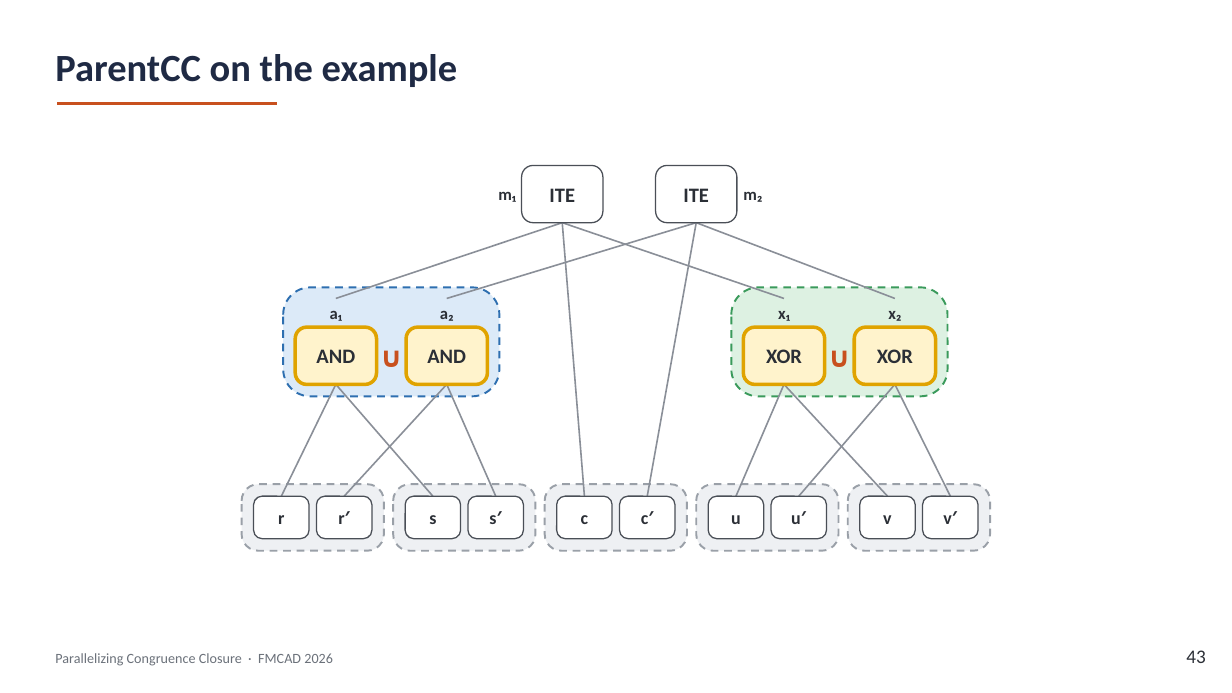
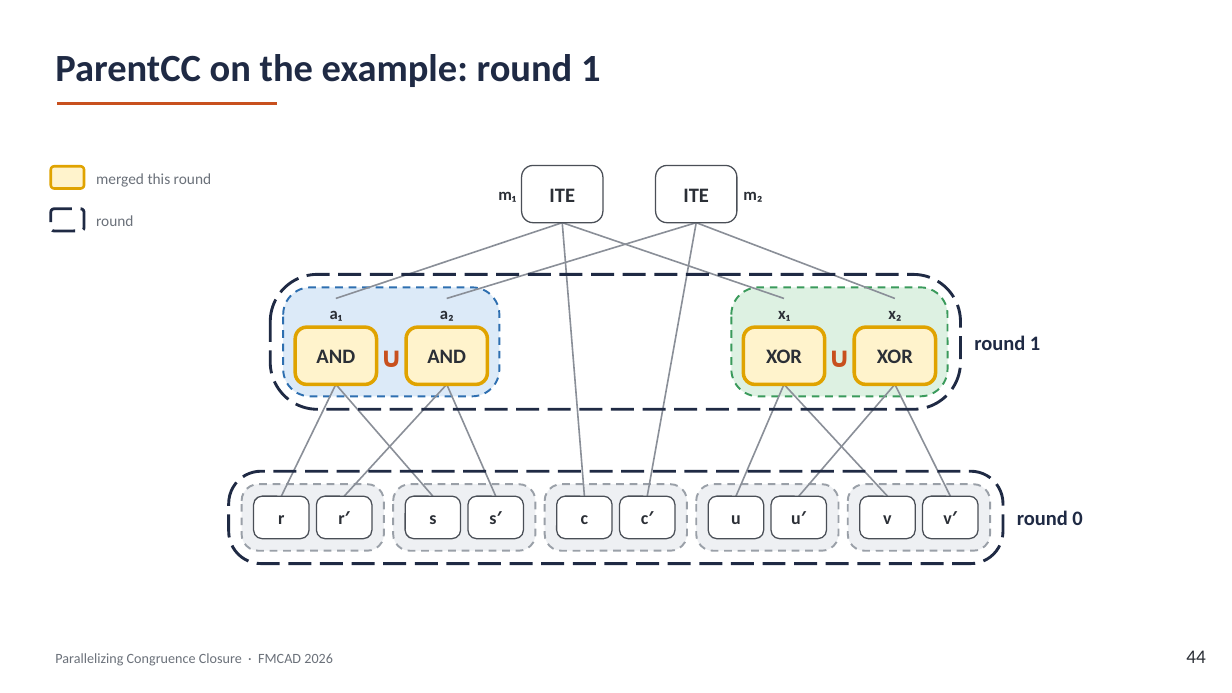
Before and after one commit to amarshah1/parallelcc-paper, a slide deck: slide 44 of slides/parallelcc-part1.pptx (slide 43 before the commit). Drawn at 1232x693 pixels with LibreOffice and Linux fonts; fonts in the diff are those of the drawing. Boxes give left, top, right and bottom in pixels: in the first picture for what was removed or moved away, otherwise in the second. Text is boxed around its words. In the diff, an @@ line names an element or a change of style, - is before the commit and + after.

```diff
--- a/slides/parallelcc-part1.pptx
+++ b/slides/parallelcc-part1.pptx
@@ text at [55, 54, 600, 87]: text changed @@
-ParentCC on the example
+ParentCC on the example: round 1
@@ rounded rectangle added at [51, 166, 84, 189], fill #FFF3CC, outline #E0A300 2 pt @@
@@ text added at [96, 173, 211, 187], 12 pt, text #6B717A @@
+merged this round
@@ rounded rectangle added at [51, 209, 84, 231], outline #1F2A44 2.25 pt dashed @@
@@ text added at [96, 215, 133, 226], 12 pt, text #6B717A @@
+round
@@ rounded rectangle added at [270, 274, 960, 409], outline #1F2A44 2.25 pt dashed @@
@@ text added at [974, 335, 1040, 350], 16 pt, text #1F2A44, bold @@
+round 1
@@ rounded rectangle added at [228, 471, 1003, 564], outline #1F2A44 2.25 pt dashed @@
@@ text added at [1017, 510, 1082, 525], 16 pt, text #1F2A44, bold @@
+round 0
@@ text at [1186, 650, 1205, 663]: text changed @@
-43
+44
```
Also in this commit, not shown: 7 other slides changed, 1 slide added, 1 other file.
